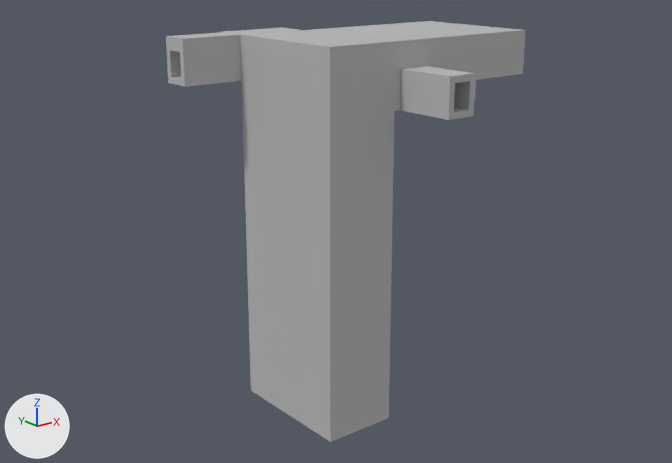
One commit to the Blender file Working/4.1.blend: the scene before it, then after it.
Both versions are drawn from a 50 mm camera at (-95.0, -101.1, 23.3) aimed at (-9.3, 6.0, -19.6). The lights are fixed; the arrows at lower left show +X, +Y and +Z.

In view in the first picture: 'Base Level'.
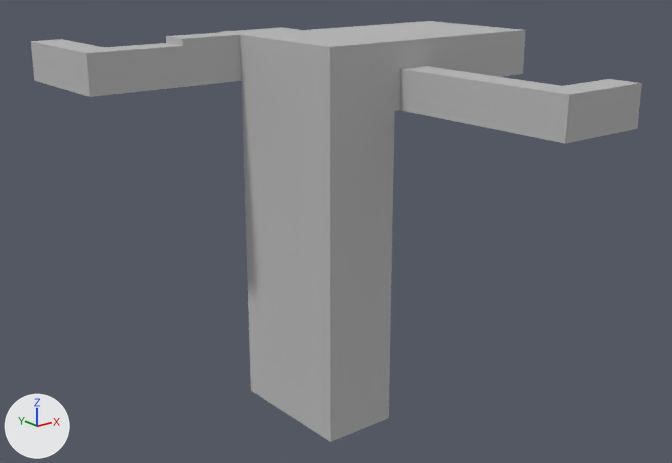
Commit message: Updated level 4.1 with EOL bends

Patch to the scene script:
```diff
--- a/Working/4.1.blend.py
+++ b/Working/4.1.blend.py
@@ mat_stone_001 @@
+mat_stone_001 = diffuse_material('Stone.001')
+mat_stone_001.base_color = (0.497, 0.491, 0.491)  # grey #bbbaba
@@ me_plane_002 @@
+me_plane_002.from_pydata(...)  # 160 vertices, 160 faces; spans x -10.0..5.0, y 0.0..20.0, z -1.0..5.0
+me_plane_002.materials.append(mat_stone_001)  # grey #bbbaba
@@ ob_endoflevelbend @@
+ob_endoflevelbend = bpy.data.objects.new('EndOfLevelBend', me_plane_002)
+ob_endoflevelbend.location = (2.0, -11.0, 0.5)
+ob_endoflevelbend.rotation_euler = (0.0, 0.0, 3.142)  # degrees (0, 0, 180)
@@ ob_endoflevelbend_001 @@
+ob_endoflevelbend_001 = bpy.data.objects.new('EndOfLevelBend.001', me_plane_002.copy())
+ob_endoflevelbend_001.location = (-36.0, 41.0, 3.5)
+ob_endoflevelbend_001.rotation_euler = (0.0, 0.0, 3.142)  # degrees (0, 0, 180)
```

Location of each change, (x1, y1, x2, y2) in pixels of the pictures (672 x 463 px):
'EndOfLevelBend', added: after (448, 73, 642, 143)
'EndOfLevelBend.001', added: after (31, 39, 185, 97)
